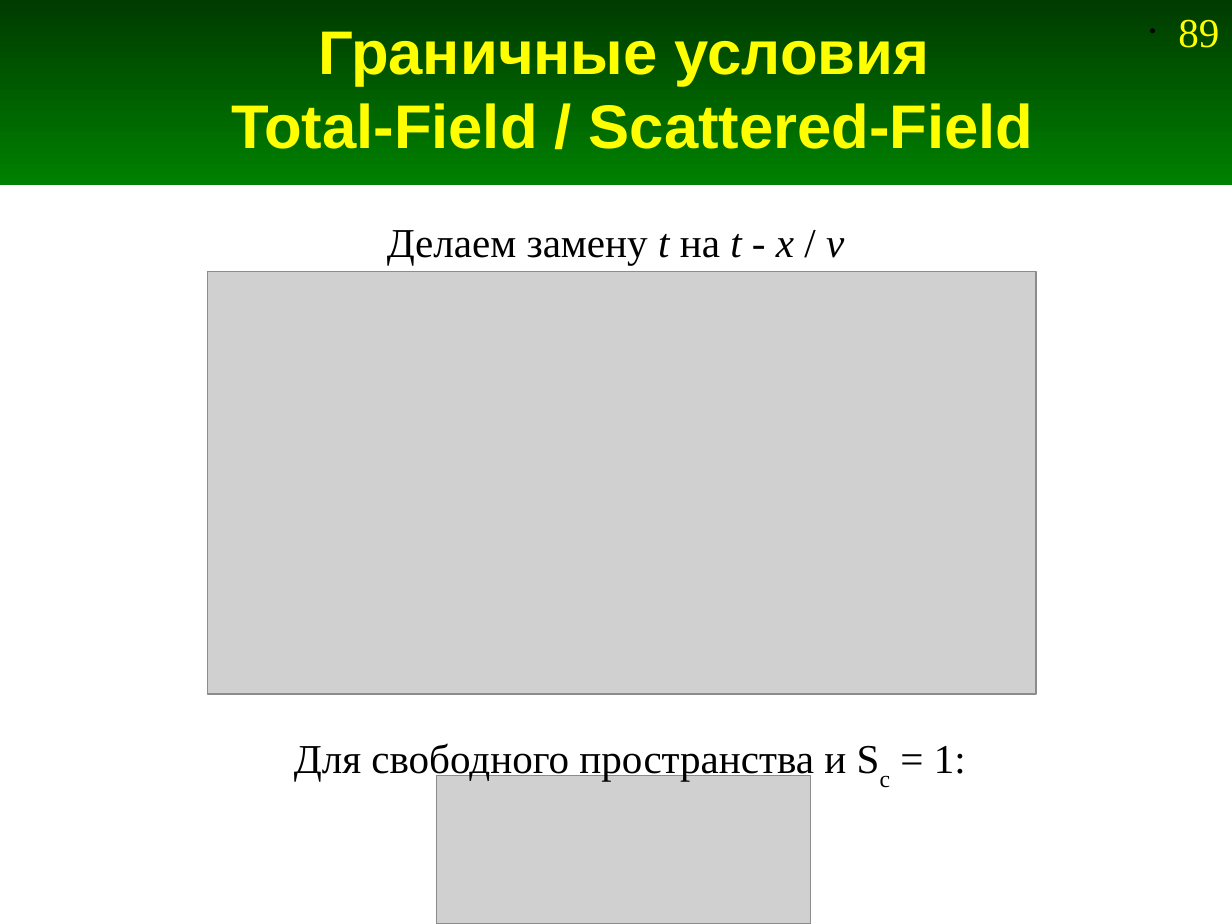
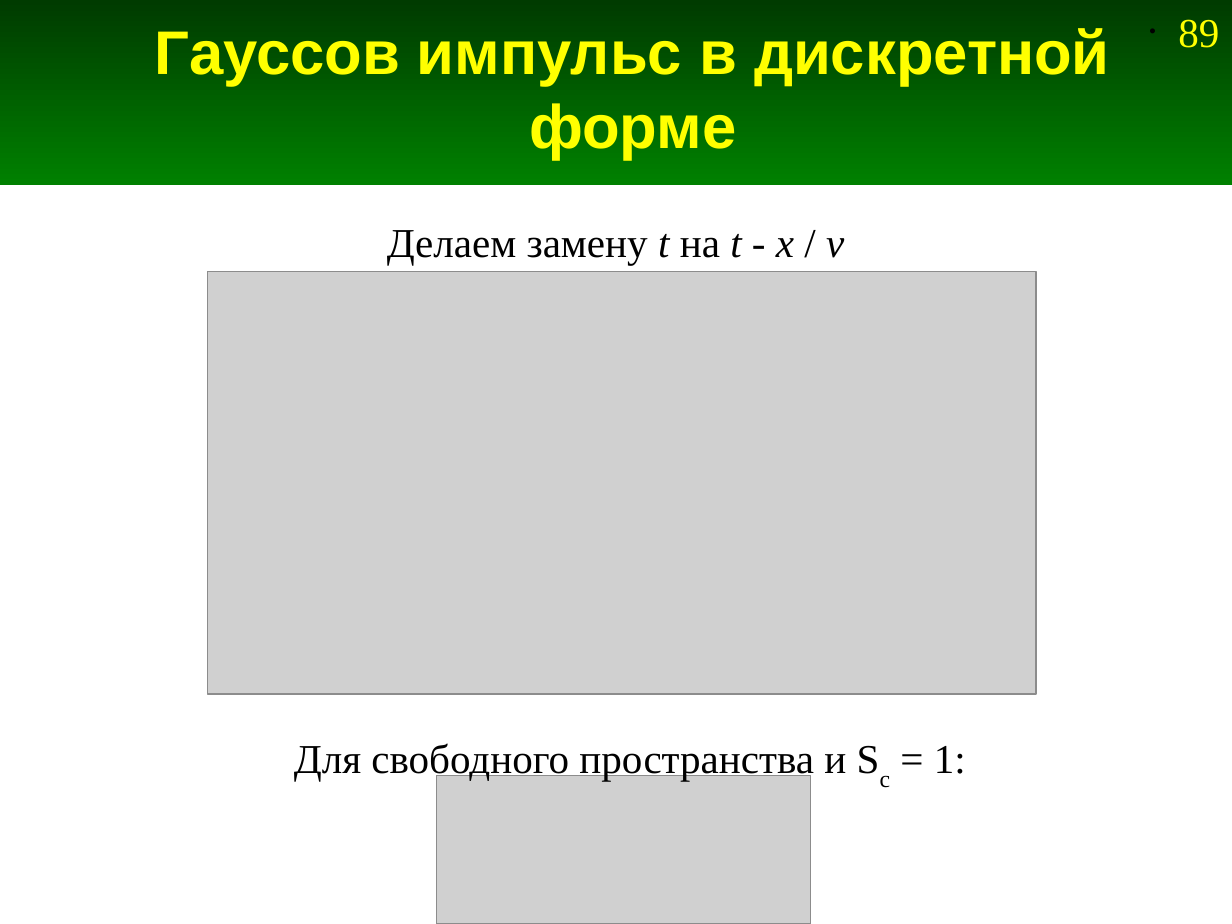
Before and after one commit to andris0147sv/modelling, a slide deck: slide 89 of presentations/2. FDTD.odp. Drawn at 1232x924 pixels with LibreOffice and Linux fonts; fonts in the diff are those of the drawing; grey boxes stand for pictures. Boxes give left, top, right and bottom in pixels: in the first picture for what was removed or moved away, otherwise in the second. Text is boxed around its words. In the diff, an @@ line names an element or a change of style, - is before the commit and + after.

```diff
--- a/presentations/2. FDTD.odp
+++ b/presentations/2. FDTD.odp
@@ title at (155, 28, 1110, 160): text changed @@
-Граничные условия
-Total-Field / Scattered-Field
+Гауссов импульс в дискретной форме
```
Also in this commit, not shown: 2 other slides changed, 2 slides added, 2 slides removed, 1 other file.
